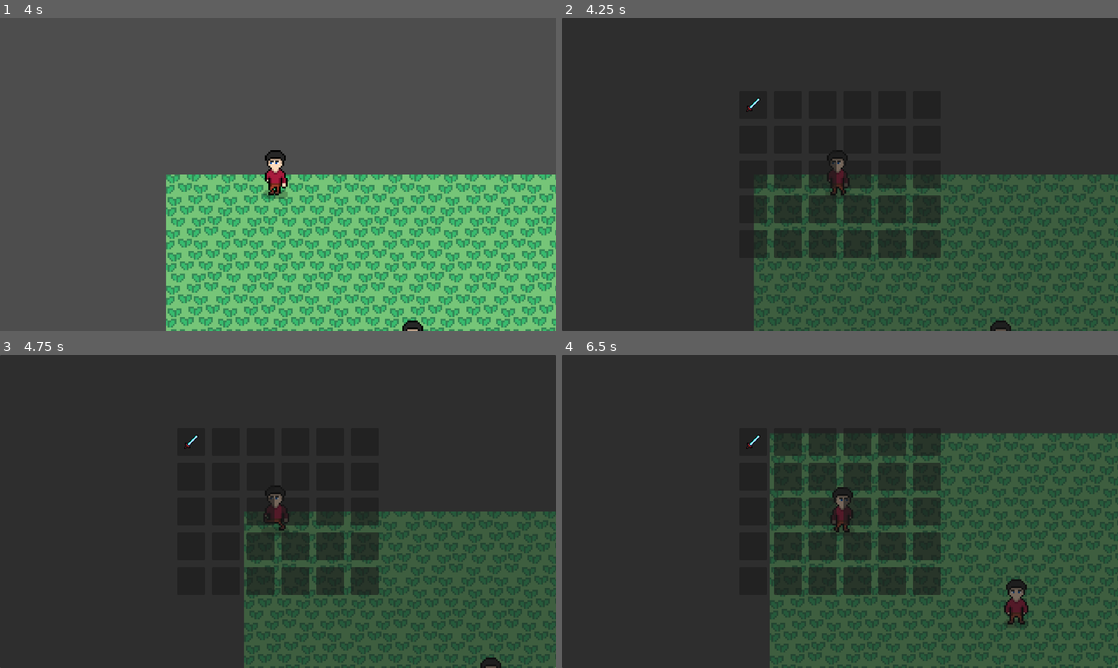
Above: before the commit, frames 1-4 (two rows, left to right).
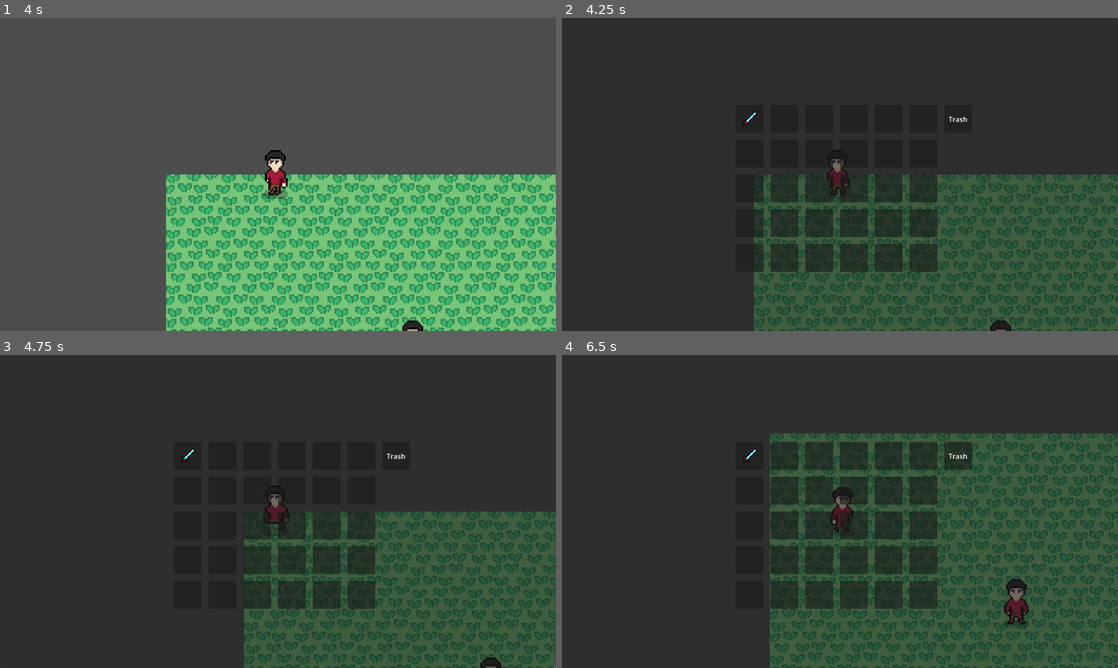
Above: after the commit, the same moments.

Repository: QuocKhangDA22TTD/rpg_game
Game: Godot game, scene res://scenes/demo.tscn
Same seed, same stepped clock (60 frames per second), same inputs: the game is played once before the commit and once after it.
Inputs:
- Up to frame 1 (4 s): tap Enter at 0.5 s; hold Right (ui_right) 0.53-1.28 s; hold Down (ui_down) 1.28-2.03 s; hold Right (ui_right) 2.03-2.78 s; hold Up (ui_up) 2.78-3.53 s; hold Left (ui_left) from 3.53 s (still down)
- Up to frame 2 (4.25 s): keep holding Left (ui_left); tap I (toggle_inventory) at 4.15 s
- Up to frame 3 (4.75 s): keep holding Left (ui_left)
- Up to frame 4 (6.5 s): release Left (ui_left) at 5.03 s; hold Down (ui_down) 5.03-5.78 s; hold Right (ui_right) from 5.78 s (still down)

Frame 1 is identical in both runs. In frame 2, 4.9% of the frame differs, in the area x 32-73%, y 25-82%; in frame 3, 3.6%; in frame 4, 8.5%, in the area x 32-74%, y 24-82%.

Commit message:
Tạo node HBoxContainer trong scene inventory_ui và cho nodeGridContainer và instance của scene trash_slot là node con.

Diff:
--- a/scenes/inventory_ui.tscn
+++ b/scenes/inventory_ui.tscn
@@ -2,6 +2,7 @@
 
 [ext_resource type="Script" uid="uid://dtkjfr3lp2vt7" path="res://scripts/inventory_ui.gd" id="1_tahbm"]
 [ext_resource type="PackedScene" uid="uid://dt0mss81fajoo" path="res://scenes/slot.tscn" id="2_mdwe3"]
+[ext_resource type="PackedScene" uid="uid://ctdig0k8nh8in" path="res://scenes/trash_slot.tscn" id="3_mdwe3"]
 
 [node name="InventoryUI" type="Control" unique_id=1898595049 node_paths=PackedStringArray("grid")]
 layout_mode = 3
@@ -12,7 +13,7 @@
 grow_vertical = 2
 script = ExtResource("1_tahbm")
 slot_scene = ExtResource("2_mdwe3")
-grid = NodePath("GridContainer")
+grid = NodePath("HBoxContainer/GridContainer")
 
 [node name="Panel" type="Panel" parent="." unique_id=1375891763]
 layout_mode = 1
@@ -22,19 +23,24 @@
 grow_horizontal = 2
 grow_vertical = 2
 
-[node name="GridContainer" type="GridContainer" parent="." unique_id=349564777]
+[node name="HBoxContainer" type="HBoxContainer" parent="." unique_id=1039032568]
 layout_mode = 1
 anchors_preset = 8
 anchor_left = 0.5
 anchor_top = 0.5
 anchor_right = 0.5
 anchor_bottom = 0.5
-offset_left = -32.0
-offset_top = -32.0
-offset_right = -32.0
-offset_bottom = -32.0
+offset_left = -40.0
+offset_right = 40.0
 grow_horizontal = 2
 grow_vertical = 2
+theme_override_constants/separation = 80
+
+[node name="GridContainer" type="GridContainer" parent="HBoxContainer" unique_id=349564777]
+layout_mode = 2
 theme_override_constants/h_separation = 80
 theme_override_constants/v_separation = 80
 columns = 6
+
+[node name="TrashSlot" parent="HBoxContainer" unique_id=717487919 instance=ExtResource("3_mdwe3")]
+layout_mode = 2
